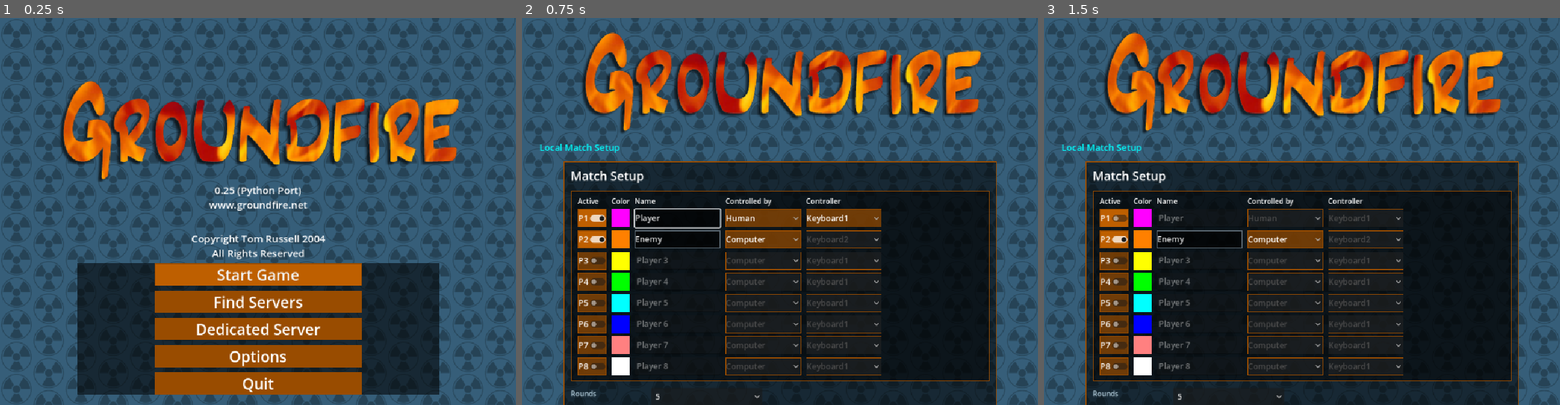
Above: before the commit, frames 1-3 (left to right).
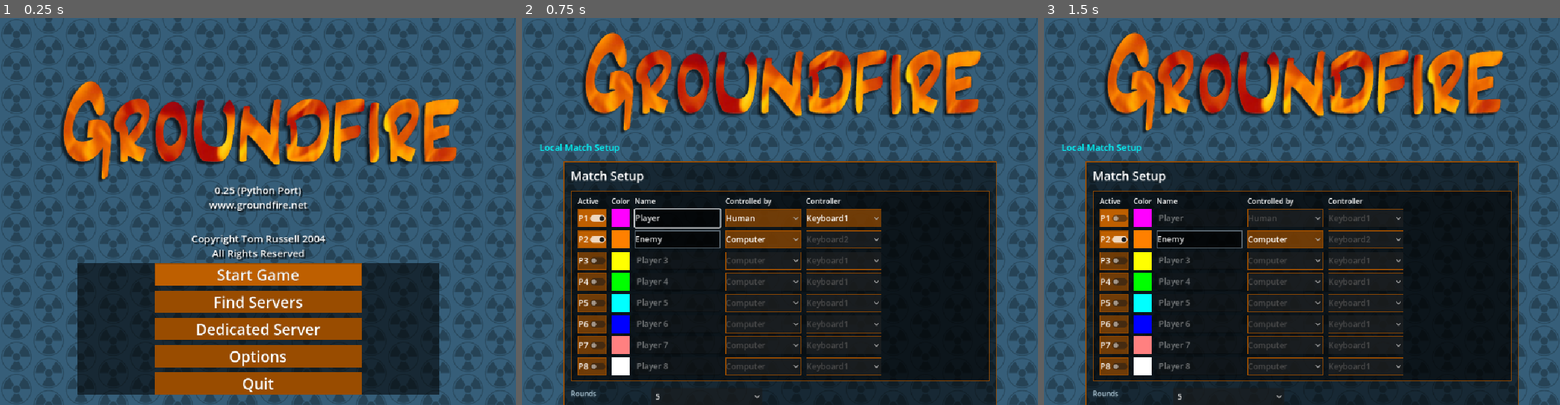
Above: after the commit, the same moments.

Repository: p19091985/port-groundfire-for-python
Game: Godot game, scene res://scenes/main.tscn
The game is run twice, just before and just after one commit, with the same random seed, the same clock (stepped at 60 frames per second) and the same inputs.
Inputs:
- Up to frame 1 (0.25 s): no input
- Up to frame 2 (0.75 s): click "Start Game" at 0.5 s
- Up to frame 3 (1.5 s): click "P1" at 1.25 s

The runs differ from the first frame. In frame 1, 0.6% of the frame differs, in the area x 37-64%, y 43-68%; in frame 2, nothing differs; in frame 3, nothing differs.

Commit message:
feat: tune classic godot menu text

Diff:
--- a/godot/scripts/groundfire_theme.gd
+++ b/godot/scripts/groundfire_theme.gd
@@ -18,6 +18,11 @@
 const BUTTON_BG_DISABLED := Color("#23232396")
 const BUTTON_FONT_DISABLED := Color("#4c4c4c")
 const BUTTON_BORDER := Color("#994c00")
+const CLASSIC_TEXT_SHADOW_COLOR := Color("#00000096")
+const CLASSIC_TEXT_OUTLINE_COLOR := Color("#00000078")
+const CLASSIC_TEXT_SHADOW_OFFSET_X := 3
+const CLASSIC_TEXT_SHADOW_OFFSET_Y := 3
+const CLASSIC_TEXT_OUTLINE_SIZE := 1
 
 
 static func panel_style(soft := false) -> StyleBoxFlat:
@@ -116,12 +121,24 @@
 	button.add_theme_stylebox_override("pressed", button_style(true, true))
 	button.add_theme_stylebox_override("disabled", button_style(true, false, true))
 	button.add_theme_color_override("font_color", COLOR_TEXT)
-	button.add_theme_color_override("font_hover_color", COLOR_TEXT)
-	button.add_theme_color_override("font_pressed_color", COLOR_TEXT)
+	button.add_theme_color_override("font_hover_color", COLOR_WARN)
+	button.add_theme_color_override("font_pressed_color", COLOR_WARN)
+	button.add_theme_color_override("font_hover_pressed_color", COLOR_WARN)
 	button.add_theme_color_override("font_disabled_color", BUTTON_FONT_DISABLED)
 	button.add_theme_font_size_override("font_size", font_size)
+	apply_classic_text_effect(button)
 
 
-static func apply_label(label: Label, size := 16, color := COLOR_TEXT) -> void:
+static func apply_label(label: Label, size := 16, color := COLOR_TEXT, classic_shadow := false) -> void:
 	label.add_theme_font_size_override("font_size", size)
 	label.add_theme_color_override("font_color", color)
+	if classic_shadow:
+		apply_classic_text_effect(label)
+
+
+static func apply_classic_text_effect(control: Control) -> void:
+	control.add_theme_color_override("font_shadow_color", CLASSIC_TEXT_SHADOW_COLOR)
+	control.add_theme_color_override("font_outline_color", CLASSIC_TEXT_OUTLINE_COLOR)
+	control.add_theme_constant_override("shadow_offset_x", CLASSIC_TEXT_SHADOW_OFFSET_X)
+	control.add_theme_constant_override("shadow_offset_y", CLASSIC_TEXT_SHADOW_OFFSET_Y)
+	control.add_theme_constant_override("outline_size", CLASSIC_TEXT_OUTLINE_SIZE)
--- a/godot/scripts/main.gd
+++ b/godot/scripts/main.gd
@@ -657,7 +657,7 @@
 	label.text = text
 	label.horizontal_alignment = HORIZONTAL_ALIGNMENT_CENTER
 	label.size_flags_horizontal = Control.SIZE_SHRINK_CENTER
-	GroundfireTheme.apply_label(label, int(round(float(font_size) * _menu_scale())), color)
+	GroundfireTheme.apply_label(label, int(round(float(font_size) * _menu_scale())), color, true)
 	_stack.add_child(label)
 	return label
 
@@ -667,7 +667,7 @@
 	label.text = text
 	label.horizontal_alignment = HORIZONTAL_ALIGNMENT_CENTER
 	label.size_flags_horizontal = Control.SIZE_SHRINK_CENTER
-	GroundfireTheme.apply_label(label, 34, GroundfireTheme.COLOR_TEXT)
+	GroundfireTheme.apply_label(label, 34, GroundfireTheme.COLOR_TEXT, true)
 	_stack.add_child(label)
 
 
@@ -1831,7 +1831,7 @@
 	)
 	label.horizontal_alignment = HORIZONTAL_ALIGNMENT_CENTER
 	label.vertical_alignment = VERTICAL_ALIGNMENT_CENTER
-	GroundfireTheme.apply_label(label, int(round(float(OPTIONS_CLASSIC_ROW_FONT_SIZE) * _menu_scale())), GroundfireTheme.COLOR_CYAN)
+	GroundfireTheme.apply_label(label, int(round(float(OPTIONS_CLASSIC_ROW_FONT_SIZE) * _menu_scale())), GroundfireTheme.COLOR_CYAN, true)
 	row.add_child(label)
 
 	control.custom_minimum_size = Vector2(
--- a/godot/tests/runtime_smoke_check.gd
+++ b/godot/tests/runtime_smoke_check.gd
@@ -6,6 +6,7 @@
 const ServerBrowserScene := preload("res://scenes/server_browser.tscn")
 const PlatformCapabilities := preload("res://scripts/platform_capabilities.gd")
 const ServerDirectory := preload("res://scripts/server_directory.gd")
+const GroundfireTheme := preload("res://scripts/groundfire_theme.gd")
 const SHUTDOWN_DRAIN_FRAMES := 8
 
 
@@ -89,9 +90,11 @@
 	var start_local := _find_control_with_text(main, "Button", "Start Game") as Button
 	var find_servers := _find_control_with_text(main, "Button", "Find Servers") as Button
 	var quit_button := _find_control_with_text(main, "Button", "Quit") as Button
+	var version_label := _find_control_with_text(main, "Label", "0.25 (Python Port)") as Label
 	assert(start_local != null)
 	assert(find_servers != null)
 	assert(quit_button != null)
+	assert(version_label != null)
 	var logo := _find_first(main, "TextureRect") as TextureRect
 	assert(logo != null)
 	assert(logo.custom_minimum_size.x >= 547.0)
@@ -107,6 +110,9 @@
 	assert(start_local.focus_neighbor_right == start_local.get_path())
 	assert(find_servers.focus_neighbor_left == find_servers.get_path())
 	assert(find_servers.focus_neighbor_right == find_servers.get_path())
+	_assert_classic_text_effect(start_local)
+	_assert_classic_text_effect(version_label)
+	assert(start_local.get_theme_color("font_hover_color") == GroundfireTheme.COLOR_WARN)
 	if not OS.has_feature("web"):
 		assert(_has_button(main, "Dedicated Server"))
 		main.set("_dedicated_gateway_host", "0.0.0.0")
@@ -306,6 +312,7 @@
 	var classic_resolution := _find_option_button_with_items(main, PackedStringArray(["640 x 480", "800 x 600", "1024 x 768", "1280 x 960", "1280 x 1024", "1600 x 1200"]))
 	var screen_mode := _find_option_button_with_items(main, PackedStringArray(["Fullscreen", "Windowed"]))
 	var set_controls := _find_control_with_text(main, "Button", "Set Controls") as Button
+	var resolution_label := _find_control_with_text(main, "Label", "Resolution:") as Label
 	var show_fps := _find_control_with_text(main, "CheckButton", "Show FPS") as CheckButton
 	var fullscreen := _find_control_with_text(main, "CheckButton", "Fullscreen") as CheckButton
 	var audio_enabled := _find_control_with_text(main, "CheckButton", "Audio Enabled") as CheckButton
@@ -314,6 +321,7 @@
 	assert(classic_resolution != null)
 	assert(screen_mode != null)
 	assert(set_controls != null)
+	assert(resolution_label != null)
 	assert(show_fps != null)
 	assert(fullscreen != null)
 	assert(audio_enabled != null)
@@ -321,6 +329,10 @@
 	assert(options_back != null)
 	assert(classic_resolution.custom_minimum_size.x >= 220.0)
 	assert(screen_mode.custom_minimum_size.y >= 29.0)
+	_assert_classic_text_effect(classic_resolution)
+	_assert_classic_text_effect(set_controls)
+	_assert_classic_text_effect(resolution_label)
+	assert(set_controls.get_theme_color("font_hover_color") == GroundfireTheme.COLOR_WARN)
 	assert(classic_resolution.focus_neighbor_bottom == screen_mode.get_path())
 	assert(screen_mode.focus_neighbor_top == classic_resolution.get_path())
 	assert(screen_mode.focus_neighbor_bottom == set_controls.get_path())
@@ -664,3 +676,11 @@
 	assert(index >= 0)
 	assert(index + 1 < args.size())
 	assert(str(args[index + 1]) == expected_value)
+
+
+func _assert_classic_text_effect(control: Control) -> void:
+	assert(control.get_theme_color("font_shadow_color") == GroundfireTheme.CLASSIC_TEXT_SHADOW_COLOR)
+	assert(control.get_theme_color("font_outline_color") == GroundfireTheme.CLASSIC_TEXT_OUTLINE_COLOR)
+	assert(control.get_theme_constant("shadow_offset_x") == GroundfireTheme.CLASSIC_TEXT_SHADOW_OFFSET_X)
+	assert(control.get_theme_constant("shadow_offset_y") == GroundfireTheme.CLASSIC_TEXT_SHADOW_OFFSET_Y)
+	assert(control.get_theme_constant("outline_size") == GroundfireTheme.CLASSIC_TEXT_OUTLINE_SIZE)
Not shown, changed: docs/godot_migration_strategy.md
Not shown, changed: tests/test_godot_migration_scaffold.py
